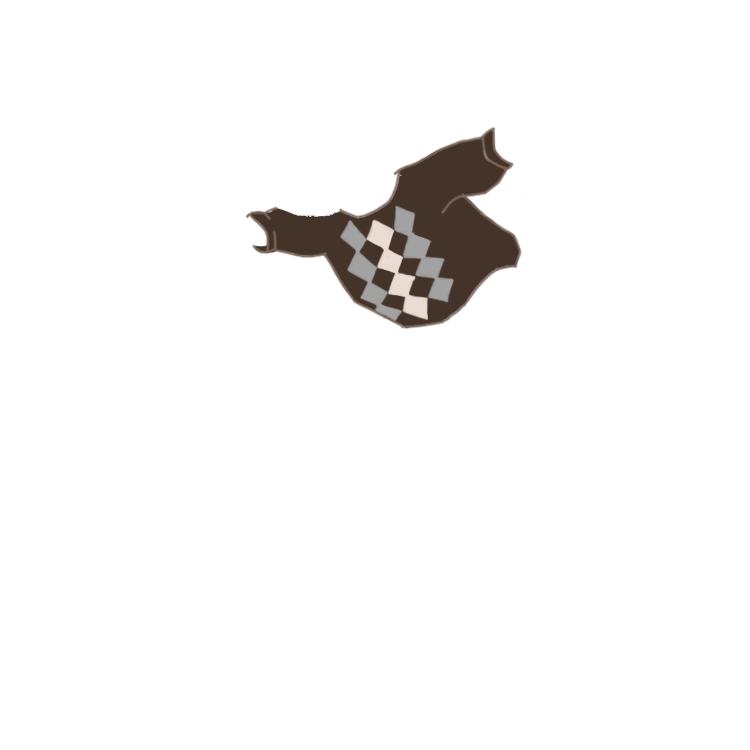
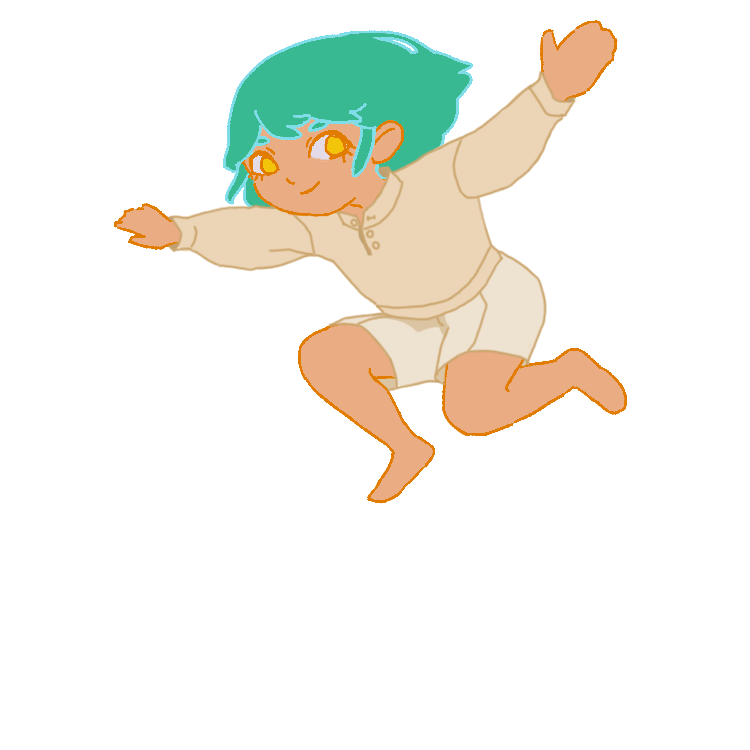
Two versions of the same layered image (750x750). Layer-by-layer changes:
renamed "topA3" to "TopA3", hid the group it (3 layers) over [245, 126, 523, 330]
added group "TopA4" with 2 layers above "BottomB2" over [166, 69, 577, 322]
added layer "Layer 17" in group "TopA4" over [166, 69, 577, 322]
added layer "Layer 16" in group "TopA4" over [171, 72, 573, 321]
added group "BottomA2" with 4 layers above "pose2" over [327, 243, 548, 395]
added layer "Layer 12" in group "BottomA2" over [327, 247, 548, 392]
added layer "Layer 13" in group "BottomA2" over [371, 284, 473, 340]
added layer "Layer 10" in group "BottomA2" over [335, 248, 547, 391]
showed "pose2" over [114, 20, 627, 504]
